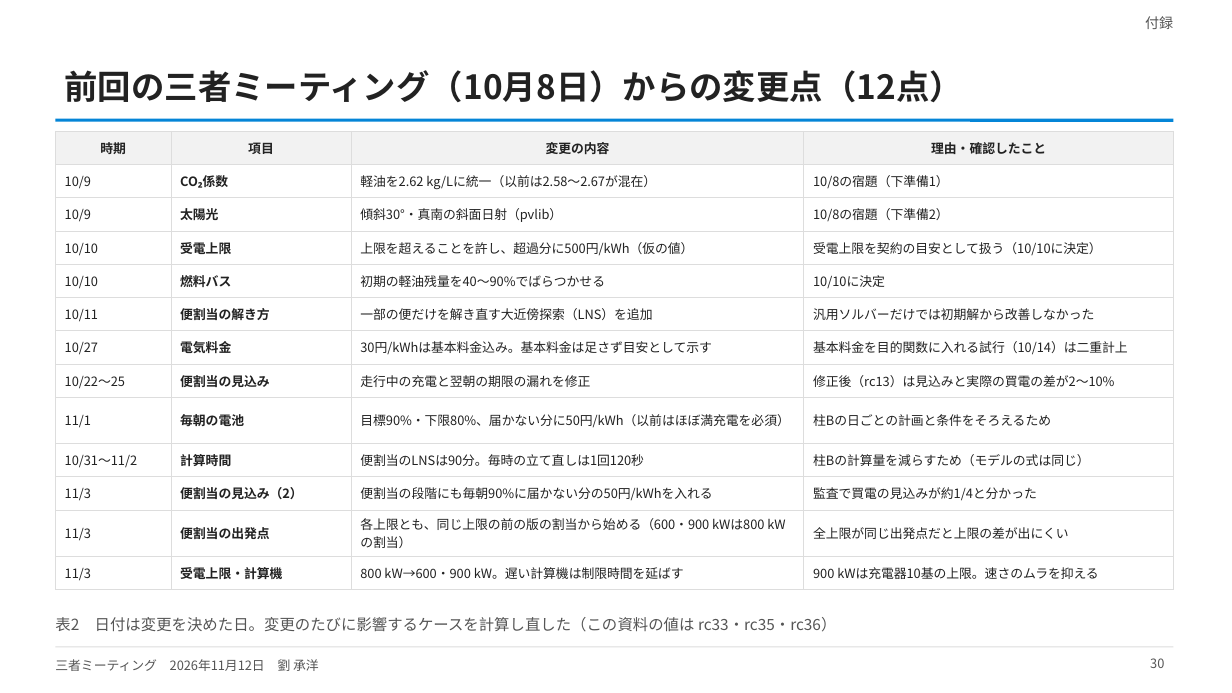
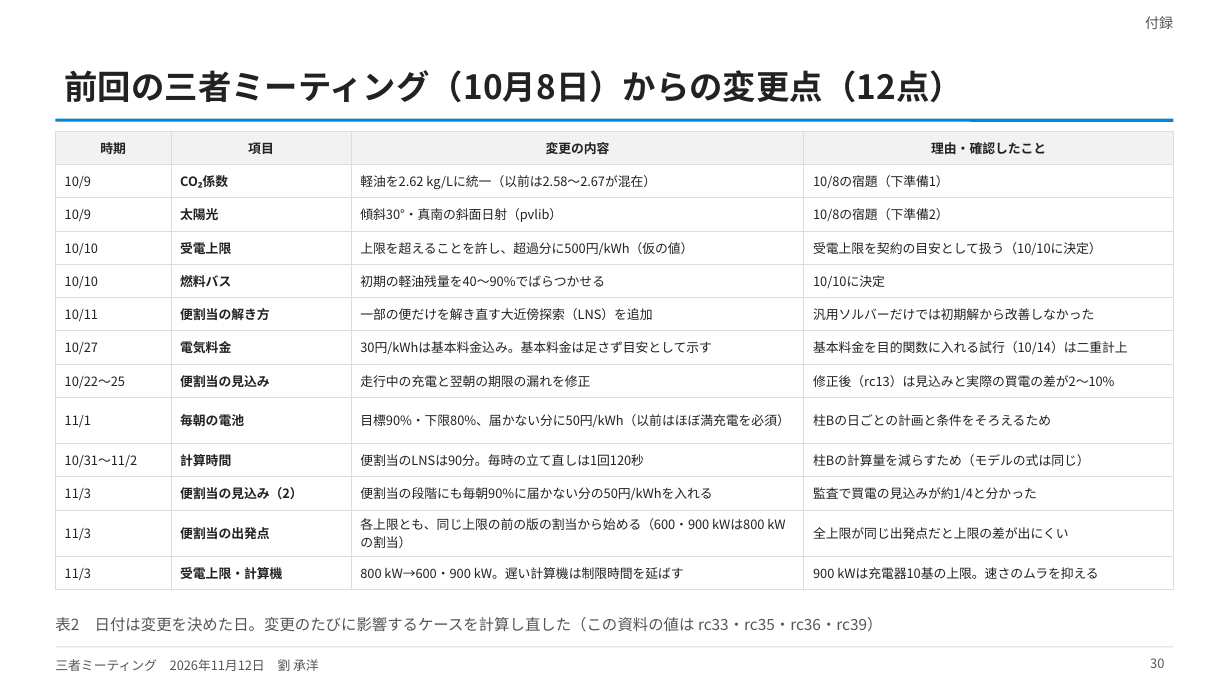
Before and after one commit to CYLIU2003/master-course, a slide deck: slide 30 of outcome/2026-11-12_three_party/three_party_20261112.pptx. Drawn at 1232x693 pixels with LibreOffice and Linux fonts; fonts in the diff are those of the drawing. Boxes give left, top, right and bottom in pixels: in the first picture for what was removed or moved away, otherwise in the second. Text is boxed around its words. In the diff, an @@ line names an element or a change of style, - is before the commit and + after.

```diff
--- a/outcome/2026-11-12_three_party/three_party_20261112.pptx
+++ b/outcome/2026-11-12_three_party/three_party_20261112.pptx
@@ text at [55, 617, 883, 632]: text changed @@
-表2 日付は変更を決めた日。変更のたびに影響するケースを計算し直した（この資料の値は rc33・rc35・rc36）
+表2 日付は変更を決めた日。変更のたびに影響するケースを計算し直した（この資料の値は rc33・rc35・rc36・rc39）
```
Also in this commit, not shown: 11 other slides changed, 10 other files.
